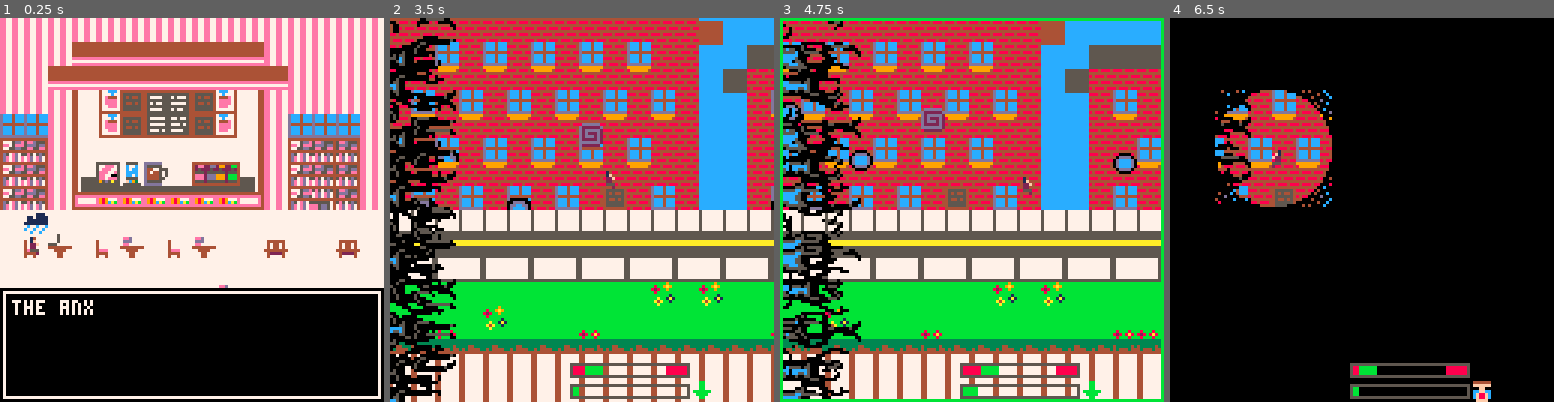
Above: before the commit, frames 1-4 (left to right).
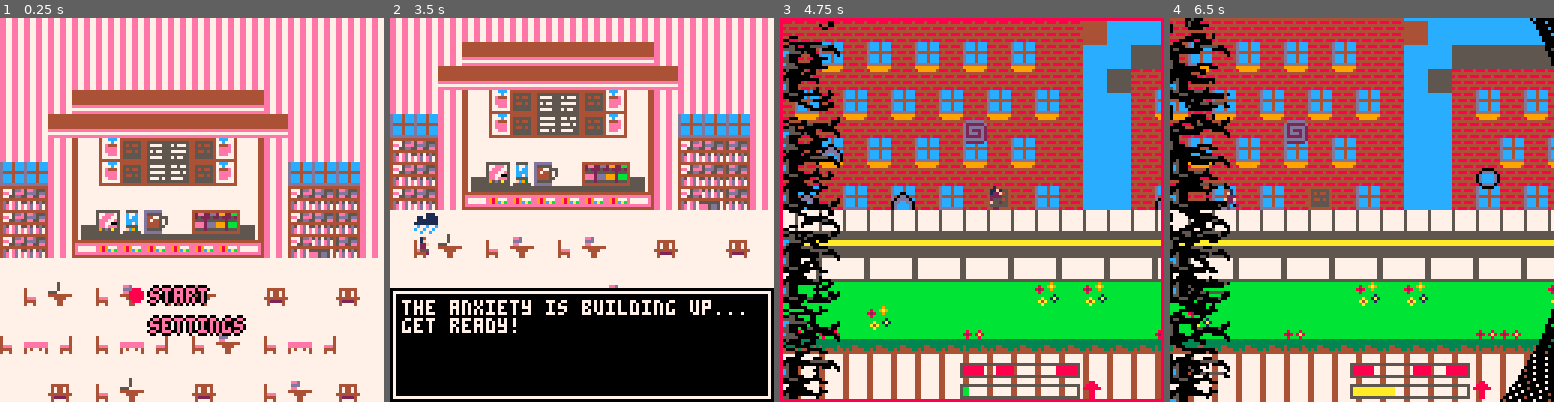
Above: after the commit, the same moments.

Repository: llopez020/Anxiety-at-its-Finest
Game: PICO-8 cartridge base.p8
The game is run twice, just before and just after one commit, with the same random seed, the same clock (stepped at 60 frames per second) and the same inputs.
Inputs:
- Up to frame 1 (0.25 s): no input
- Up to frame 2 (3.5 s): tap O (Z key) at 0.33, 0.7, 1.43, 2.22, 3.1 s; tap X (X key) at 1.07, 2.07, 2.4, 2.73, 3.07, 3.4 s; hold Left 1.97-2.37 s; hold Down 2.42-2.82 s; hold Right from 2.87 s (still down)
- Up to frame 3 (4.75 s): release Right at 3.53 s; hold Up 3.58-4.08 s; tap X (X key) every 0.33 s from 3.73 to 4.73 s; tap O (Z key) at 3.98 s; hold Right 4.13-4.53 s; hold Down from 4.58 s (still down)
- Up to frame 4 (6.5 s): tap O (Z key) at 4.87, 5.75 s; tap X (X key) every 0.33 s from 5.07 to 6.4 s; release Down at 5.08 s; hold Left 5.13-5.8 s; hold Up 5.85-6.18 s; hold Left from 6.23 s (still down)

The runs differ from the first frame. In frame 1, 59% of the frame differs, in the area x 0-100%, y 6-100%; in frame 2, 84%; in frame 3, 43%; in frame 4, 85%, in the area x 0-100%, y 0-100%.

Commit message:
Basic Menu no logo

Diff:
--- a/base.p8
+++ b/base.p8
@@ -5,7 +5,7 @@
 function _init()
 cls()
 
-mode = "start" -- sets mode to debug menu
+mode = "menu" -- sets mode to debug menu
 
 #include collision.lua
 #include animation.lua
@@ -94,6 +94,24 @@
 -- end
 
 
+-- Menu selection
+
+menu_seleciton = "start"
+ball_y = 92
+
+-- end
+--Setting selection
+
+sound_selection = "on"
+difficulty_selection = "easy"
+s_bally = 52
+setting_selection = "sound"
+stepbystepflag = false
+-- end
+…(4 lines of a section not shown)…
 mapwidth=128 -- map width
 mapheight=30 -- map height
 
@@ -143,8 +161,212 @@
 if mode == "gameover" then gameover() end
 if mode== "win" then win() end
 if mode== "start" then start() end
-
-end
+if mode == "menu" then menu() end
+if mode == "settings" then settings() end
+
+end
+
+
+function p2(s,x,y,c) -- 26 tokens, 6.2667 seconds
+for i in all(split'\f0\-f,\-h,\|f,\|h') do
+	?i..s,x,y
+end
+	?s,x,y,c
+end
+--Menu method
+--needs background and color
+function menu()
+	cls(12) -- blue background
+
+	-- NEEDS A BACKGROUND DESSIGN
+	map(0,16)
+	spr(199,8,80) -- remove the small cloud
+	-- END
+
+
+	p2("start", 50 , 90 , 14)
+	--print ("start" , 50 , 90,0)
+	p2("settings", 50 , 100 , 14)
+	--print ("settings" , 50 , 100,0)
+	--print(stepbystepflag) -- Debug
+
+	circfill (45 , ball_y , 2 , 8)
+
+	if btn(3) and stepbystepflag == false then
+
+		if menu_seleciton == "start" then
+
+			menu_seleciton = "settings"
+
+			ball_y = ball_y + 10
+
+			stepbystepflag = true
+
+
+		end
+	end
+
+	if btn(2) and stepbystepflag == false then
+
+		if menu_seleciton == "settings" then
+			menu_seleciton = "start"
+			ball_y = ball_y - 10
+
+			stepbystepflag = true
+		end
+
+	end
+
+	if btn(5) and stepbystepflag == false then
+
+	if menu_seleciton == "start" then
+		mode = "start"
+		stepbystepflag = true
+	end
+
+	if menu_seleciton == "settings" then
+		mode ="settings"
+		stepbystepflag = true
+	end
+
+	end -- end button x
+
+	if not btn(2)  and  not btn(3) and not btn(5) then
+
+		stepbystepflag = false
+
+	end
+
+	end -- end menu
+
+	function settings ()
+
+
+	cls(12) -- blue background
+	map(0,16)
+	spr(199,8,80) -- remove the small cloud
+	p2("sound", 30 , 50 , 14)
+	--print ("sound" , 30 , 50 , 0)
+	p2(sound_selection, 70 , 50 , soundcolor(sound_selection))
+	--print (sound_selection , 80 , 50,0)
+	p2("dificulty", 30 , 60 , 14)
+	--print("dificulty" , 30 ,60,0)
+	p2(difficulty_selection, 70 , 60 , dangercolor(difficulty_selection))
+	--print(difficulty_selection , 70 , 60,0 )
+	p2("back", 30 , 80 , 14)
+	--print("back", 30 , 80,0)
+
+	circfill(25 , s_bally , 2, 8 )
+
+	if btn(3) then
+
+		if setting_selection == "sound" and stepbystepflag == false then
+
+		s_bally = s_bally + 10
+		setting_selection = "difficulty"
+		stepbystepflag = true
+		end
+
+		if setting_selection == "difficulty" and stepbystepflag == false then
+		s_bally = s_bally + 20
+		setting_selection = "back"
+		stepbystepflag = true
+		end
+
+	end
+
+	if btn (2) then
+
+		if setting_selection == "back" and stepbystepflag == false then
+
+			s_bally = s_bally - 20
+			setting_selection = "difficulty"
+			stepbystepflag = true
+		end
+		if setting_selection == "difficulty" and stepbystepflag == false then
+			s_bally = s_bally - 10
+			setting_selection = "sound"
+			stepbystepflag = true
+		end
+
+	end
+
+	if btn(5) then
+
+		if setting_selection == "sound" and stepbystepflag== false then
+
+			if sound_selection == "on" then
+				sound_selection = "off"
+				stepbystepflag = true
+			else
+				sound_selection = "on"
+				stepbystepflag = true
+			end
+		end
+
+
+		if setting_selection == "difficulty" and stepbystepflag == false then
+
+			if difficulty_selection == "easy" then
+				difficulty_selection = "medium"
+				stepbystepflag = true
+			elseif difficulty_selection =="medium" then
+				difficulty_selection = "hard"
+				stepbystepflag = true
+			else
+				difficulty_selection = "easy"
+				stepbystepflag = true
+			end
+
+		end
+
+		if setting_selection == "back" and stepbystepflag == false then
+			mode = "menu"
+			stepbystepflag = true
+		end
+
+	end
+
+	--ensures that one movement at one time
+	if not btn(2) and not btn(3) and not btn(5) then
+
+	stepbystepflag = false
+
+	end
+
+	end
+	-- end settings
+
+function dangercolor(diflev)
+
+if diflev == "easy" then
+
+return 11
+end
+
+if diflev == "medium"then
+return 9
+end
+
+if diflev =="hard" then
+return 8
+end
+end
+
+function soundcolor(soundval)
+
+if soundval == "on" then
+
+	return 11
+end
+
+if soundval == "off" then
+
+	return 8
+end
+
+end
+
 
 function start()
  cls(12)
@@ -1226,39 +1448,40 @@
 c7cdc7c7c7c7c7c7c7c7c7c7c7c7c7c700000000000000000000000000000000000000000000000000000000000000000000000000000000000000000000000000000000000000000000000000000000000000000000000000000000000000000000000000000000000000000000000000233737373737373737373737373737
 c7d5d8c7d5e5c7d5e5c7c7d4c7c7d4c7000000000000002f0000000000000000000000000000000000000000000000000000000000000000000000000000000000000000000000000000000000000000000000000000000000000000000000000000000000000000000000000000000000003838383838383838383838383838
 c7c7c7c7c7c7c7c7c7c7c7c7c7c7c7c700000000002f00000000000000000000000000000000000000000000000000000000000000000000000000000000000000000000000000000000000000000000000000000000000000000000000000000000000000000000000000000000000000003333333333333333333333333333
-d5d7d6c7d5d7d6c7d5e5c7c7c7c7c7c7000000002f0000000000000000000000000000000000000000000000000000000000000000000000000000000000000000000000000000000000000000000000000000000000000000000000000000000000000000000000000000000000000000000000000000000000000000000000
-0000000000000000000000000000000000002f2f000000000000000000000000000000000000000000000000000000000000000000000000000000000000000000000000000000000000000000000000000000000000000000000000000000000000000000000000000000000000000000000000000000000000000000000000
-…(34 lines of a section not shown)…
+d5d7d6c7d5d7d6c7d5e5c7d5d7d6c7c7000000002f0000000000000000000000000000000000000000000000000000000000000000000000000000000000000000000000000000000000000000000000000000000000000000000000000000000000000000000000000000000000000000000000000000000000000000000000
+c7c7c7c7c7c7c7c7c7c7c7c7c7c7c7c700002f2f000000000000000000000000000000000000000000000000000000000000000000000000000000000000000000000000000000000000000000000000000000000000000000000000000000000000000000000000000000000000000000000000000000000000000000000000
+c7c7d4c7d5d8c7c7d4c7c7d5e5c7d4c700000000000000000000000000000000000000000000000000000000000000000000000000000000000000000000000000000000000000000000000000000000000000000000000000000000000000000000000000000000000000000000000000000000000000000000000000000000
+…(34 lines of a section not shown)…
